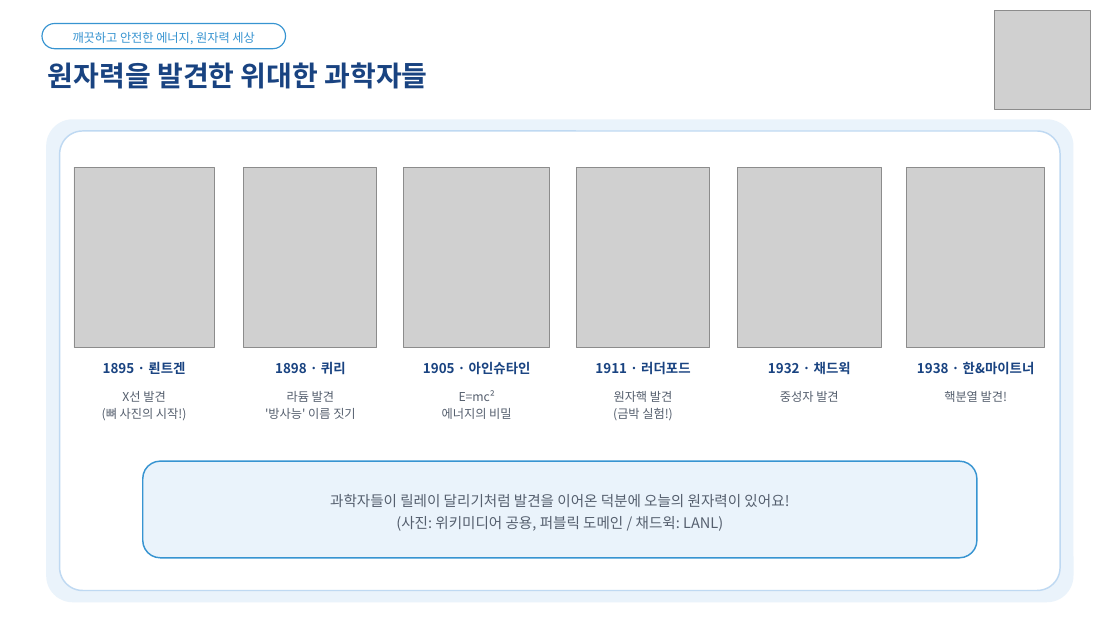
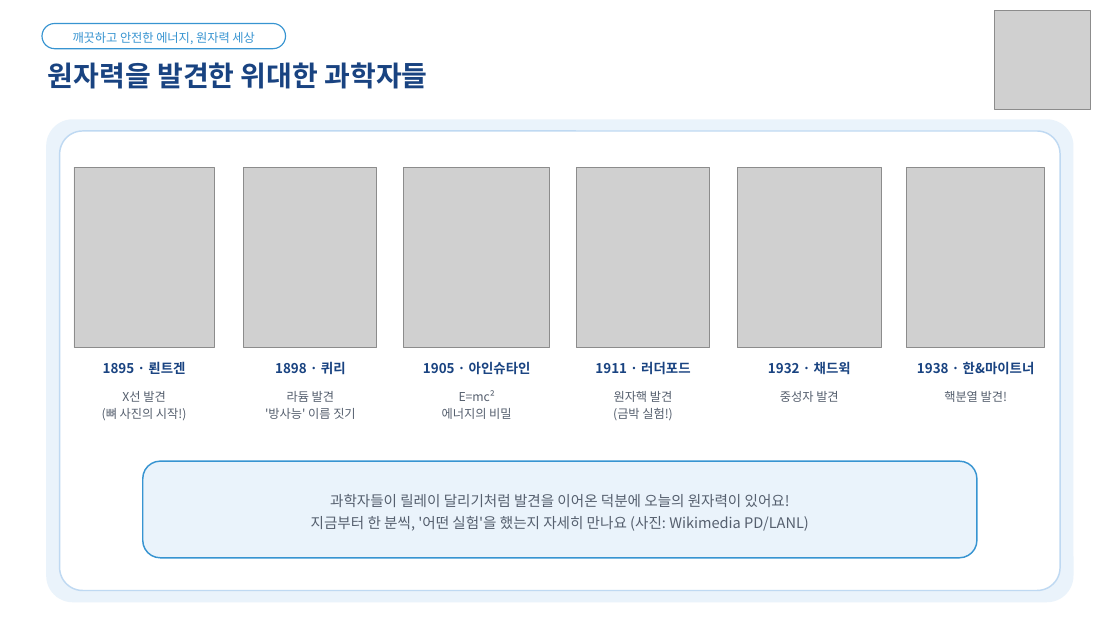
Before and after one commit to parksang-jun/ecture-materials, a slide deck: slide 22 of 강의자료/원자력과 탄소중립_표준양식.pptx (slide 21 before the commit). Drawn at 1120x630 pixels with LibreOffice and Linux fonts; fonts in the diff are those of the drawing; grey boxes stand for pictures. Boxes give left, top, right and bottom in pixels: in the first picture for what was removed or moved away, otherwise in the second. Text is boxed around its words. In the diff, an @@ line names an element or a change of style, - is before the commit and + after.

```diff
--- a/강의자료/원자력과 탄소중립_표준양식.pptx
+++ b/강의자료/원자력과 탄소중립_표준양식.pptx
@@ text in rounded rectangle at bbox=[311, 494, 809, 531]: text changed @@
-과학자들이 릴레이 달리기처럼 발견을 이어온 덕분에 오늘의 원자력이 있어요!
-(사진: 위키미디어 공용, 퍼블릭 도메인 / 채드윅: LANL)
+과학자들이 릴레이 달리기처럼 발견을 이어온 덕분에 오늘의 원자력이 있어요!
+지금부터 한 분씩, '어떤 실험'을 했는지 자세히 만나요 (사진: Wikimedia PD/LANL)
```
Also in this commit, not shown: 17 other slides changed, 8 slides added, 5 slides removed, 1 other file.
